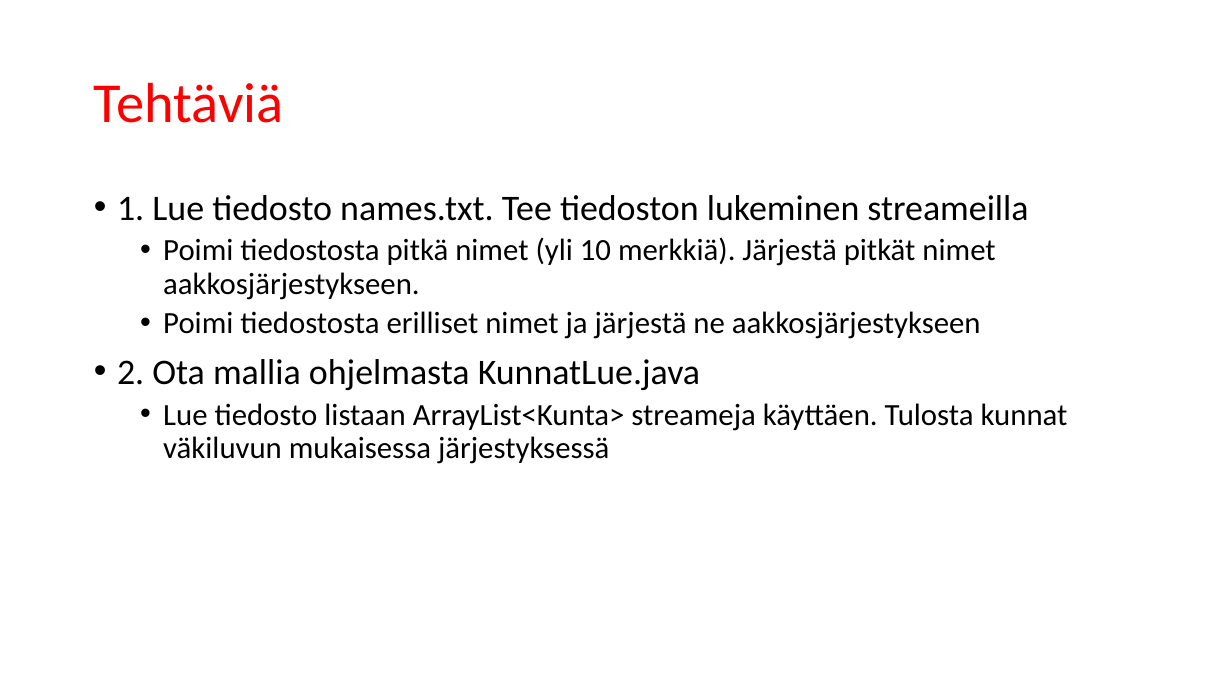
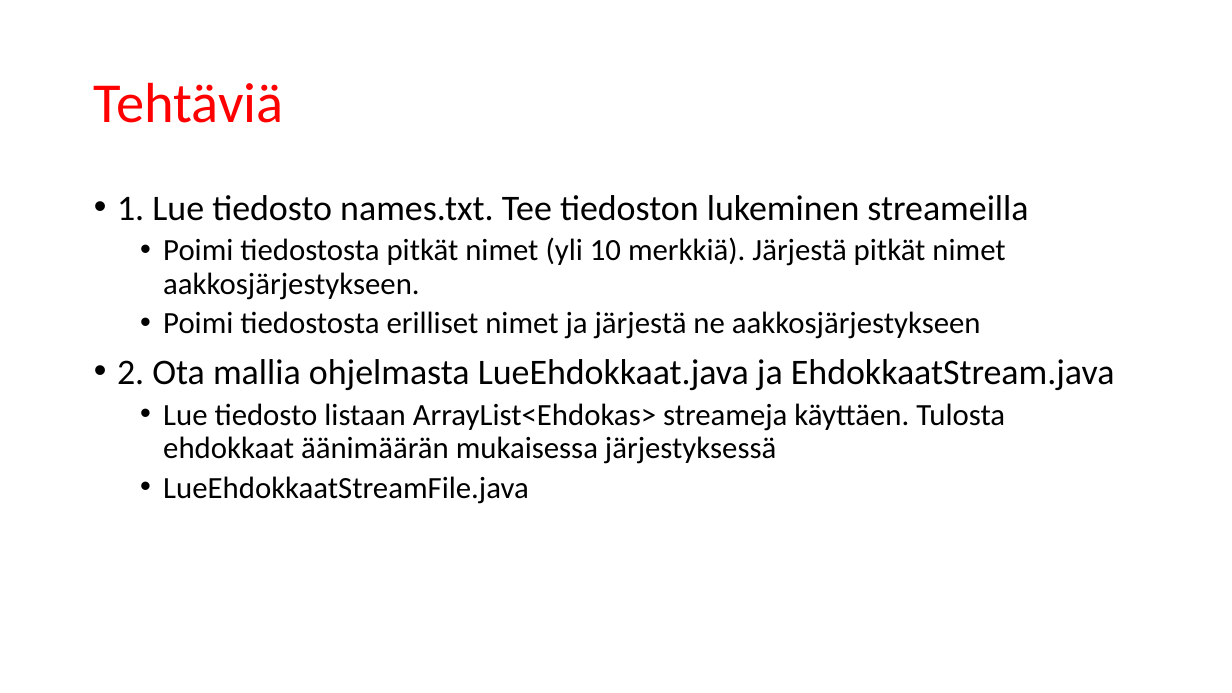
Before and after one commit to lpemake/TrakTite24, a slide deck: slide 144 of Tietorakenteet ja algoritmit 2025.pptx. Drawn at 1232x693 pixels with LibreOffice and Linux fonts; fonts in the diff are those of the drawing. Boxes give left, top, right and bottom in pixels: in the first picture for what was removed or moved away, otherwise in the second. Text is boxed around its words. In the diff, an @@ line names an element or a change of style, - is before the commit and + after.

```diff
--- a/Tietorakenteet ja algoritmit 2025.pptx
+++ b/Tietorakenteet ja algoritmit 2025.pptx
@@ text at <box>163,237,1005,300</box>: text changed @@
-  • Poimi tiedostosta pitkä nimet (yli 10 merkkiä). Järjestä pitkät nimet aakkosjärjestykseen.
+  • Poimi tiedostosta pitkät nimet (yli 10 merkkiä). Järjestä pitkät nimet aakkosjärjestykseen.
@@ text at <box>117,359,1115,504</box>: text changed @@
-• 2. Ota mallia ohjelmasta KunnatLue.java
-  • Lue tiedosto listaan ArrayList<Kunta> streameja käyttäen. Tulosta kunnat väkiluvun mukaisessa järjestyksessä
+• 2. Ota mallia ohjelmasta LueEhdokkaat.java ja EhdokkaatStream.java
+  • Lue tiedosto listaan ArrayList<Ehdokas> streameja käyttäen. Tulosta ehdokkaat äänimäärän mukaisessa järjestyksessä
+  • LueEhdokkaatStreamFile.java
```
Also in this commit, not shown: 1 other file.
